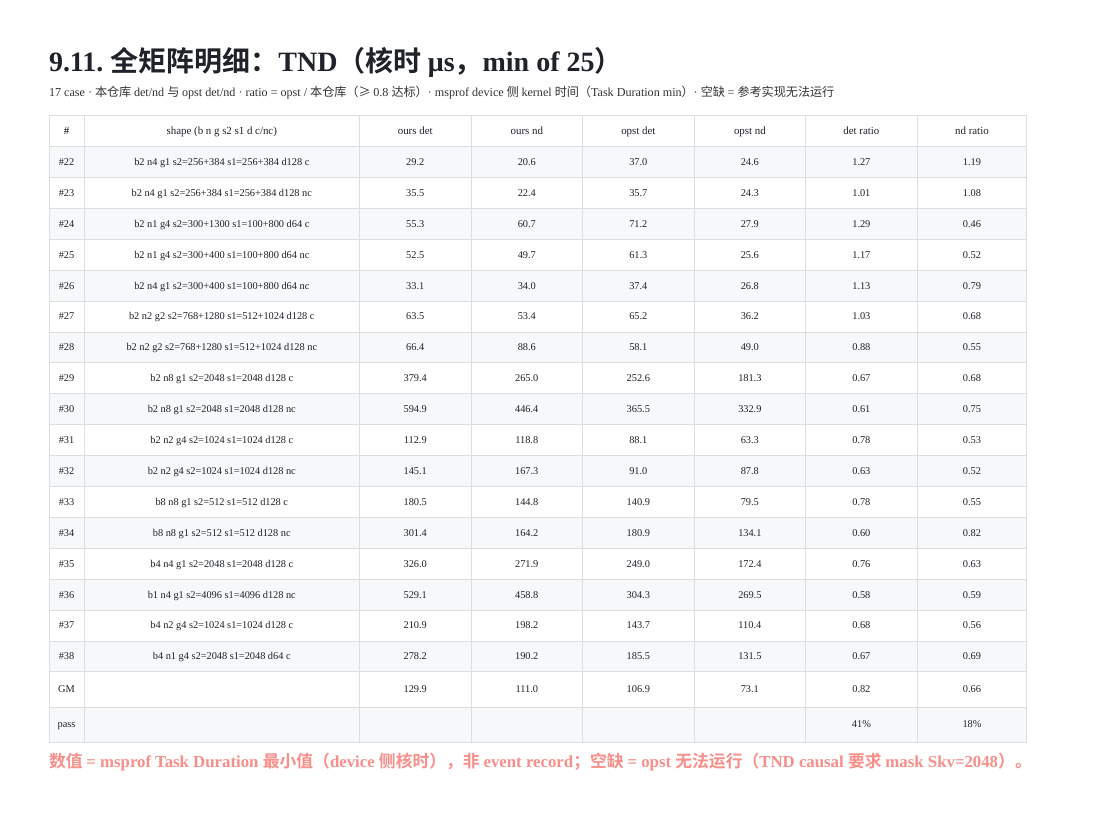
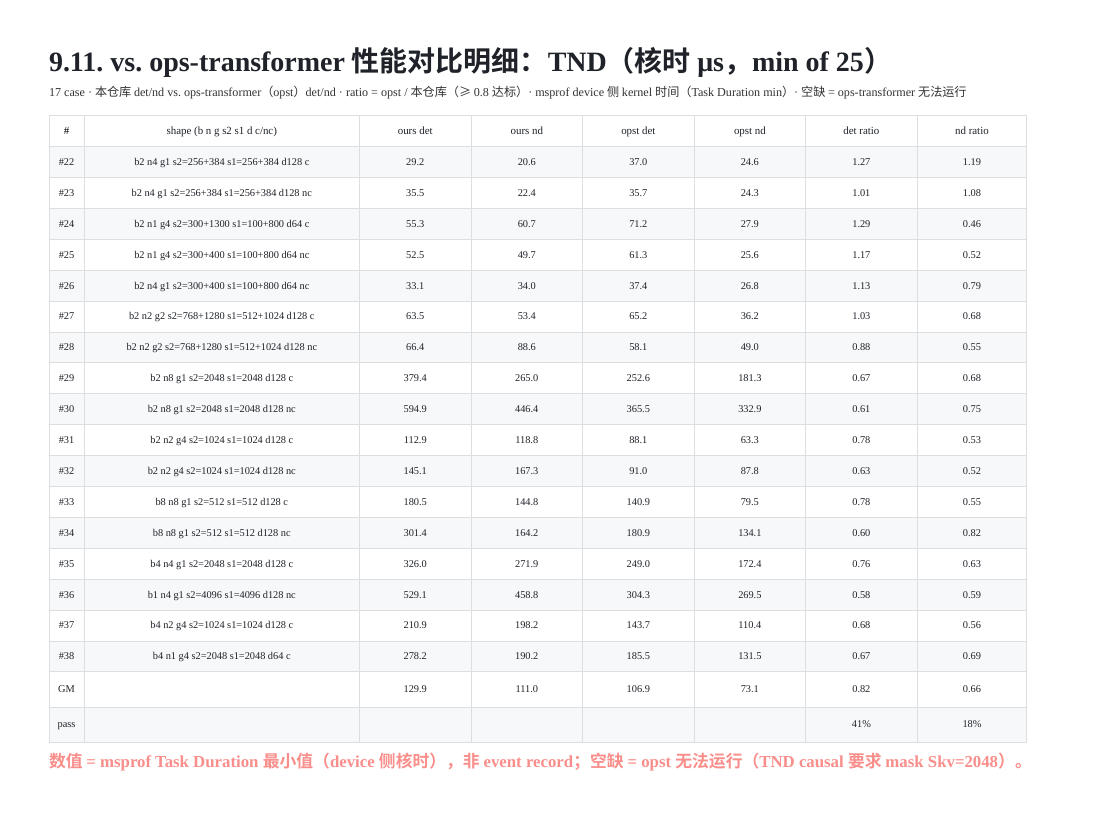
Before and after one commit to guomc9/SeeTen, a slide deck: slide 29 of cases/flash-attention-det-accum/out/v3-index-schedules.pptx. Drawn at 1120x840 pixels with LibreOffice and Linux fonts; fonts in the diff are those of the drawing. Boxes give left, top, right and bottom in pixels: in the first picture for what was removed or moved away, otherwise in the second. Text is boxed around its words. In the diff, an @@ line names an element or a change of style, - is before the commit and + after.

Commit message:
perf pages: retitle the full-matrix detail pages as 'vs. ops-transformer 性能对比明细'
- 9.10 / 9.11 titles now read "vs. ops-transformer 性能对比明细：BSND / TND";
  the subtitle spells out that the rows compare ours vs. ops-transformer (opst)
  det/nd and that missing cells mean ops-transformer cannot run the case.
- deck is 32 pages, 0 layout issues, check_case ALL PASS.

```diff
--- a/cases/flash-attention-det-accum/out/v3-index-schedules.pptx
+++ b/cases/flash-attention-det-accum/out/v3-index-schedules.pptx
@@ text at (49,47,892,76): text changed @@
-9.11. 全矩阵明细：TND（核时 μs，min of 25）
+9.11. vs. ops-transformer 性能对比明细：TND（核时 μs，min of 25）
@@ text at (49,86,966,99): text changed @@
-17 case · 本仓库 det/nd 与 opst det/nd · ratio = opst / 本仓库（≥ 0.8 达标）· msprof device 侧 kernel 时间（Task Duration min）· 空缺 = 参考实现无法运行
+17 case · 本仓库 det/nd vs. ops-transformer（opst）det/nd · ratio = opst / 本仓库（≥ 0.8 达标）· msprof device 侧 kernel 时间（Task Duration min）· 空缺 = ops-transformer 无法运行
```
Also in this commit, not shown: 1 other slide changed, 3 other files.
